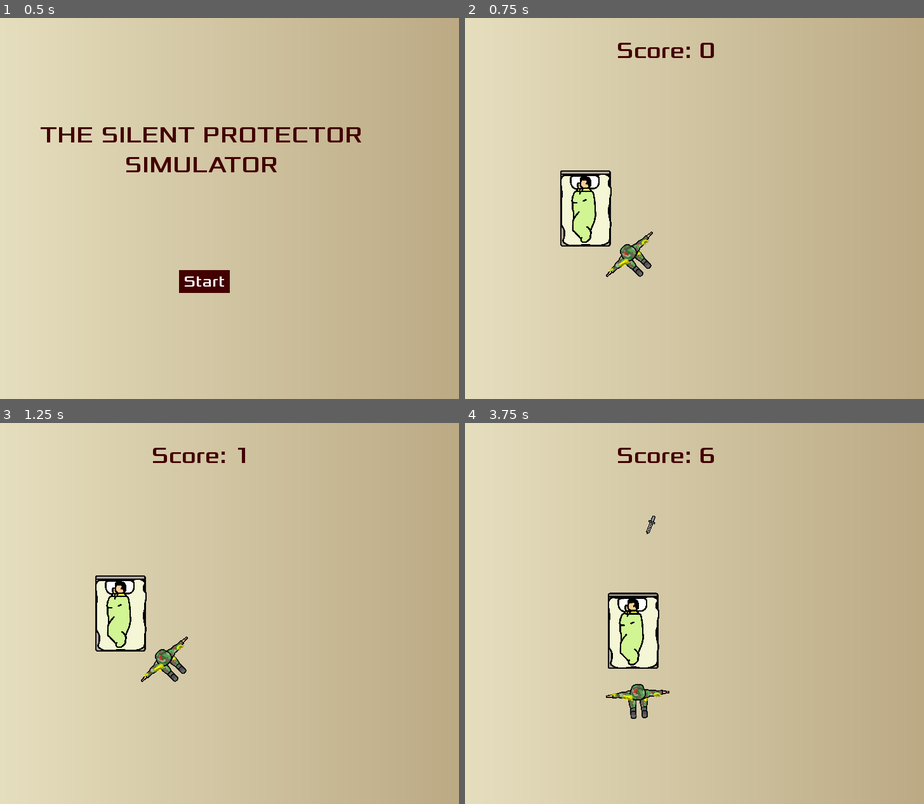
Above: before the commit, frames 1-4 (two rows, left to right).
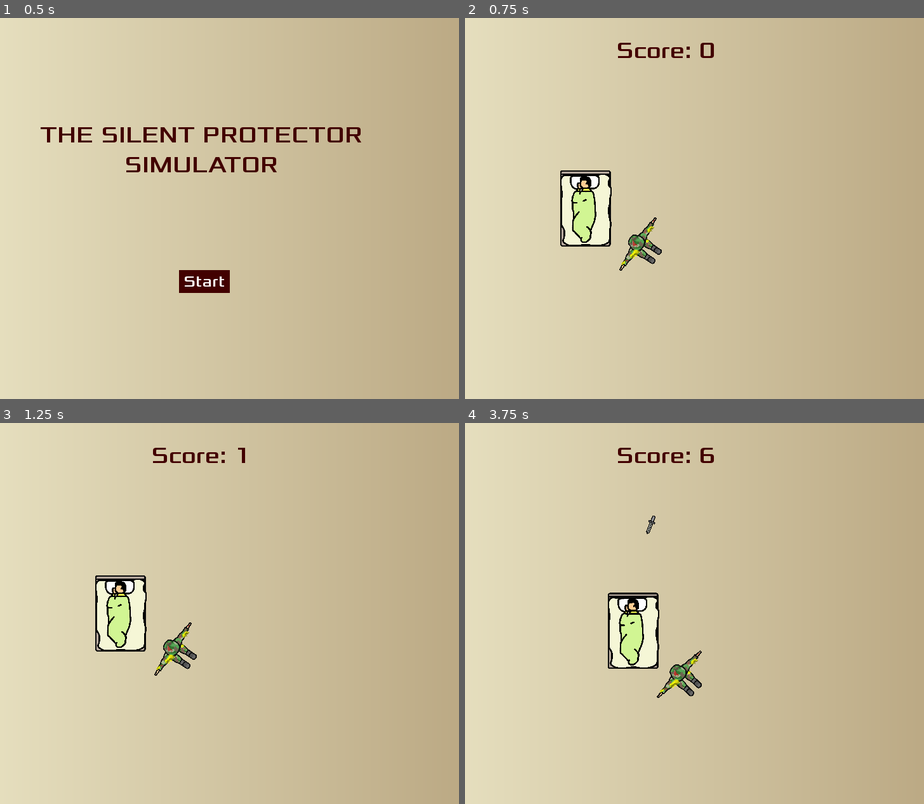
Above: after the commit, the same moments.

Repository: honoriocassiano/the-silent-protector-simulator
Game: Godot game, scene res://Main.tscn
The game is run twice, just before and just after one commit, with the same random seed, the same clock (stepped at 60 frames per second) and the same inputs.
Inputs (mouse positions are in pixels of both pictures, inside the frame that each line leads up to):
- Up to frame 1 (0.5 s): no input
- Up to frame 2 (0.75 s): click "Start" at 0.5 s
- Up to frame 3 (1.25 s): no input
- Up to frame 4 (3.75 s): move the mouse to (781, 594) at 1.27 s; hold Right (move_right) 1.28-2.03 s; move the mouse to (570, 632) at 2.02 s; hold Down (move_down) 2.03-2.78 s; move the mouse to (722, 529) at 2.77 s; hold Right (move_right) 2.78-3.53 s; move the mouse to (644, 689) at 3.52 s; hold Up (move_up) from 3.53 s (still down)

Frame 1 is identical in both runs. In frame 2, 0.7% of the frame differs, in the area x 30-43%, y 52-68%; in frame 3, 0.7%; in frame 4, 0.9%, in the area x 30-52%, y 59-78%.

Commit message:
Decrease soldier speed to a more realistic one

Diff:
--- a/Soldier.gd
+++ b/Soldier.gd
@@ -2,7 +2,8 @@
 
 #var bedPosition = Vector2()
 
-export var speed = 10
+export var speed = 7.5
+
 
 # Called when the node enters the scene tree for the first time.
 func _ready():
